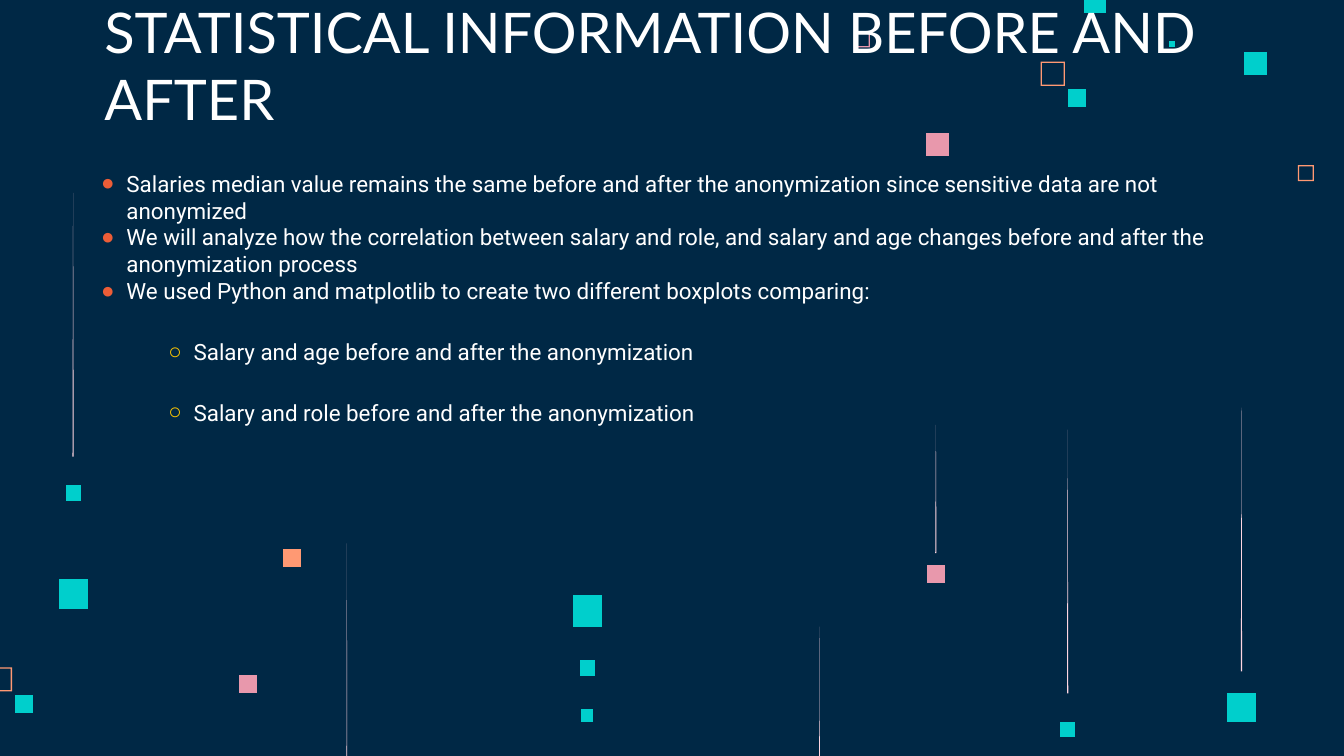
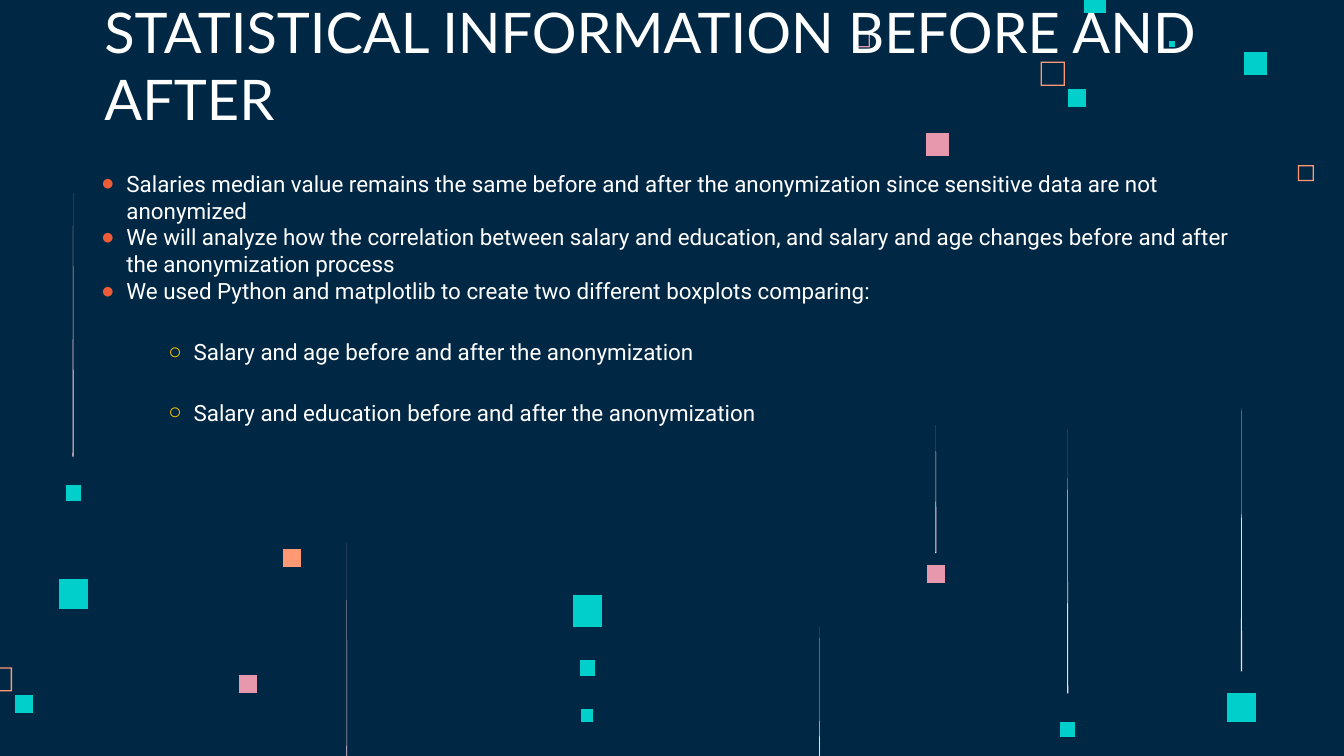
Before and after one commit to AaronKromer/progetto_data, a slide deck: slide 15 of l-diversity.pptx. Drawn at 1344x756 pixels with LibreOffice and Linux fonts; fonts in the diff are those of the drawing. Boxes give left, top, right and bottom in pixels: in the first picture for what was removed or moved away, otherwise in the second. Text is boxed around its words. In the diff, an @@ line names an element or a change of style, - is before the commit and + after.

Commit message:
modified pptx

```diff
--- a/l-diversity.pptx
+++ b/l-diversity.pptx
@@ text at box(126, 228, 1228, 277): text changed @@
-● We will analyze how the correlation between salary and role, and salary and age changes before and after the anonymization process
+● We will analyze how the correlation between salary and education, and salary and age changes before and after the anonymization process
@@ text at box(194, 404, 755, 426): text changed @@
-  ○ Salary and role before and after the anonymization
+  ○ Salary and education before and after the anonymization
```
Also in this commit, not shown: 1 other file.
